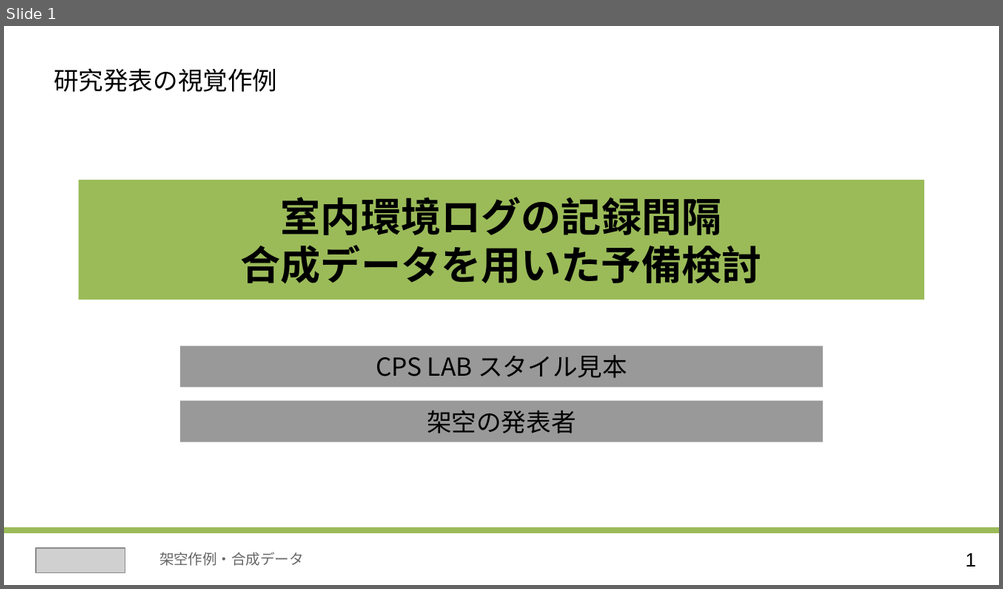
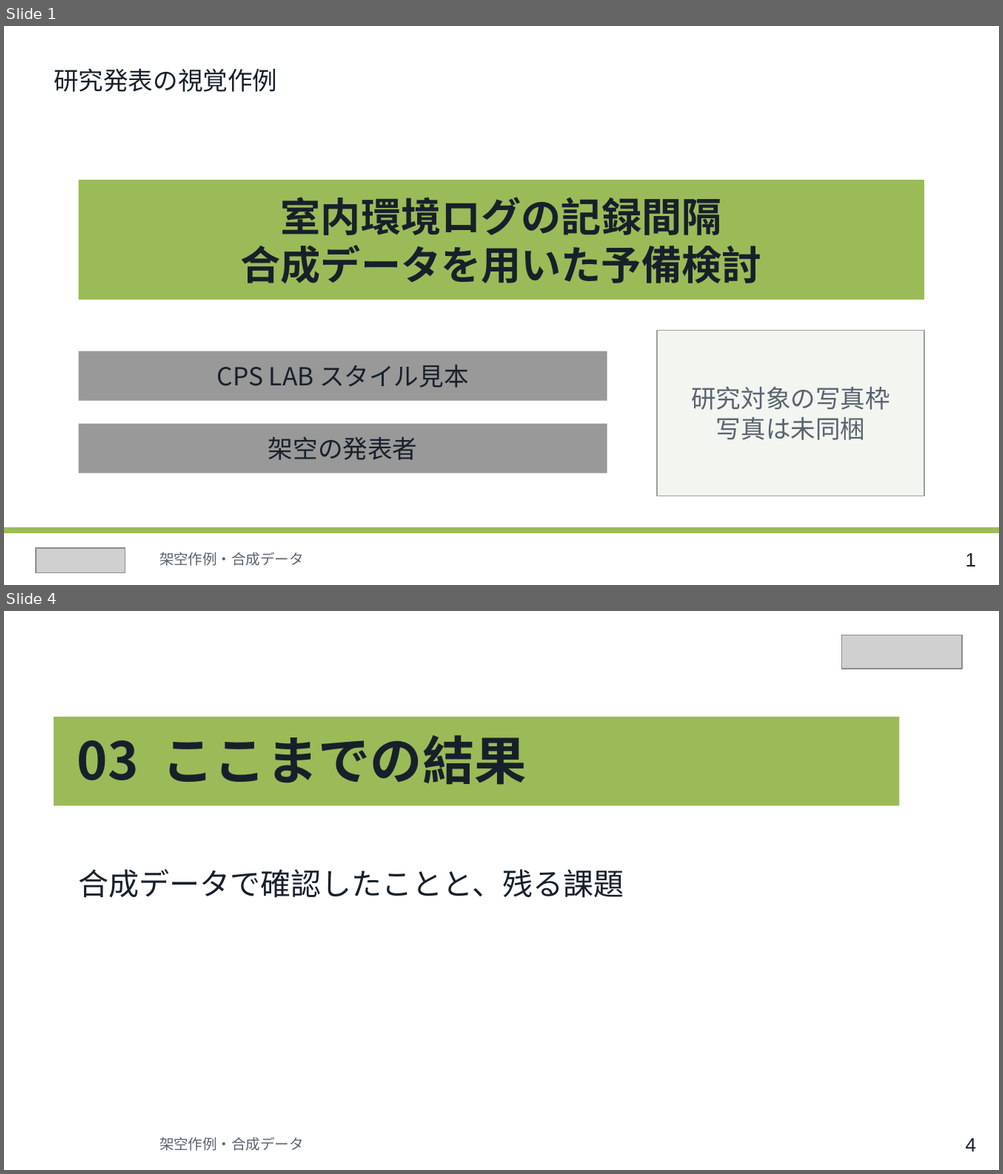
Before and after one commit to cpslab/skill-create-slides, a slide deck: assets/visual-reference/cps-layout-reference.pptx. Shown one above the other, each under a label of ours: slide 1 before the commit, slides 1 and 4 after it; the slides between them are not shown. The pictures are 1003x589 and 1003x1174 pixels, drawn with LibreOffice and Linux fonts; fonts in the diff are those of the drawing; grey boxes stand for pictures. Boxes give left, top, right and bottom in pixels: in the first picture for what was removed or moved away, otherwise in the second. Text is boxed around its words. In the diff, an @@ line names an element or a change of style, - is before the commit and + after.

Commit message:
中間発表型の標準構成と選べる表紙を整備しREADMEに作例を掲載

```diff
--- a/assets/visual-reference/cps-layout-reference.pptx
+++ b/assets/visual-reference/cps-layout-reference.pptx
@@ slide 4 added at <box>4,611,999,1170</box>, background #FFFFFF @@
@@ picture added at <box>842,635,962,669</box> @@
@@ rectangle added at <box>54,716,899,806</box>, fill #9BBB59 @@
@@ text added at <box>77,735,526,785</box>, 37.7 pt, text #17202A, bold @@
+03 ここまでの結果
@@ text added at <box>79,869,623,898</box>, 22 pt, text #17202A @@
+合成データで確認したことと、残る課題
@@ text added at <box>159,1137,304,1151</box>, 10.5 pt, text #59636E @@
+架空作例・合成データ
@@ text added at <box>965,1139,976,1152</box>, 14 pt, text #17202A @@
+4
@@ slide 1 changed as well @@
@@ rectangle added at <box>657,330,924,497</box>, fill #F3F5F1, outline #9AA09A 0.75 pt @@
@@ rectangle "CPS LAB スタイル見本": place and size @@
-rectangle "CPS LAB スタイル見本" at <box>180,346,822,388</box>
+rectangle "CPS LAB スタイル見本" at <box>79,351,606,401</box>
@@ text added at <box>691,386,890,440</box>, 18 pt, text #59636E @@
+研究対象の写真枠
+写真は未同梱
@@ text colour #000000 to #17202A in 5 elements at <box>965,554,976,567</box>, <box>54,68,277,92</box>, <box>79,180,924,301</box>, <box>79,351,606,401</box>, <box>79,424,606,474</box> @@
@@ rectangle "架空の発表者": place and size @@
-rectangle "架空の発表者" at <box>180,401,822,443</box>
+rectangle "架空の発表者" at <box>79,424,606,474</box>
```
Also in this commit, not shown: 4 other slides changed, 2 other slides added, 1 slide removed, 25 other files.
